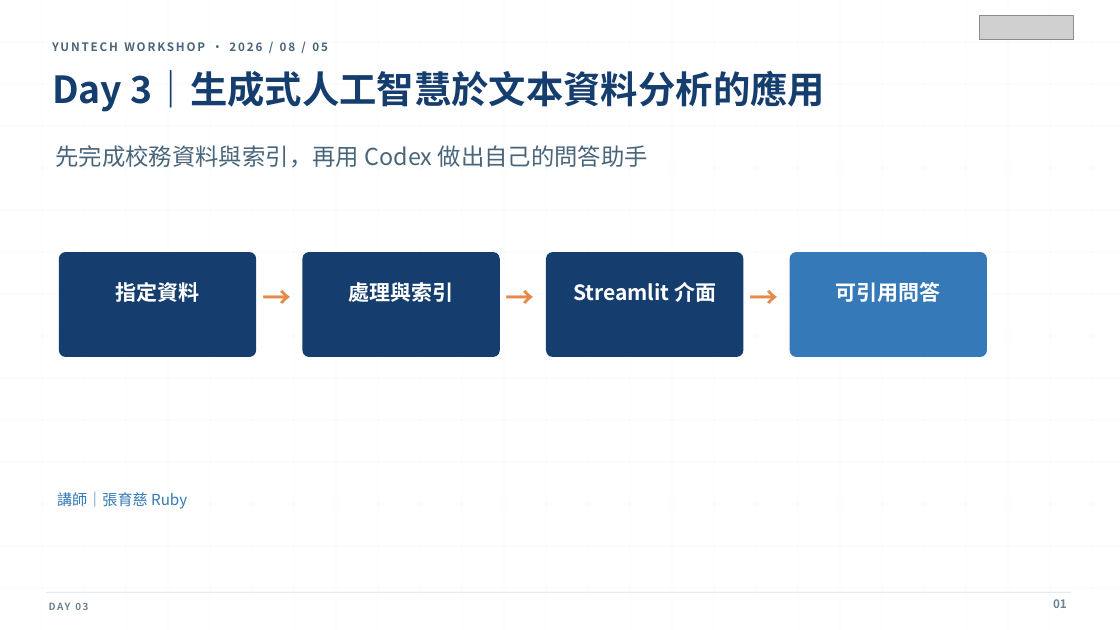
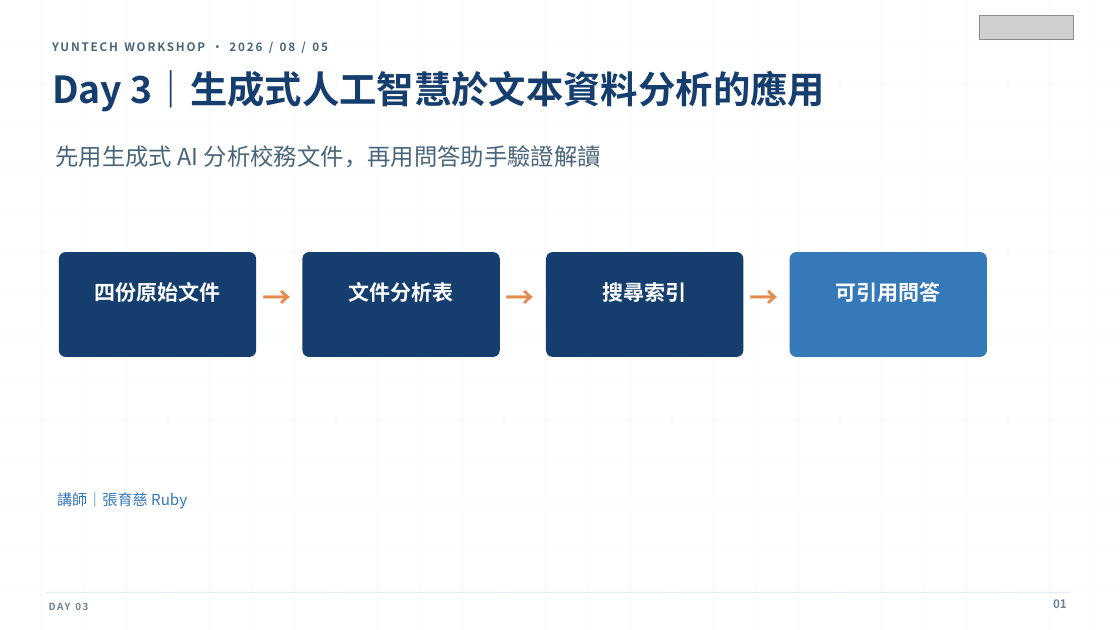
Before and after one commit to MEDA-TW/20260803-Workshop, a slide deck: slide 1 of course/day-03/instructor/slides/day-03-generative-ai-text-analysis.pptx. Drawn at 1120x630 pixels with LibreOffice and Linux fonts; fonts in the diff are those of the drawing; grey boxes stand for pictures. Boxes give left, top, right and bottom in pixels: in the first picture for what was removed or moved away, otherwise in the second. Text is boxed around its words. In the diff, an @@ line names an element or a change of style, - is before the commit and + after.

```diff
--- a/course/day-03/instructor/slides/day-03-generative-ai-text-analysis.pptx
+++ b/course/day-03/instructor/slides/day-03-generative-ai-text-analysis.pptx
@@ text at [55,145,601,167]: text changed @@
-先完成校務資料與索引，再用 Codex 做出自己的問答助手
+先用生成式 AI 分析校務文件，再用問答助手驗證解讀
@@ text at [95,282,221,302]: text changed @@
-指定資料
+四份原始文件
@@ text at [349,282,454,302]: text changed @@
-處理與索引
+文件分析表
@@ text at [603,282,687,302]: text changed @@
-Streamlit 介面
+搜尋索引
```
Also in this commit, not shown: 10 other slides changed, 27 other files.
